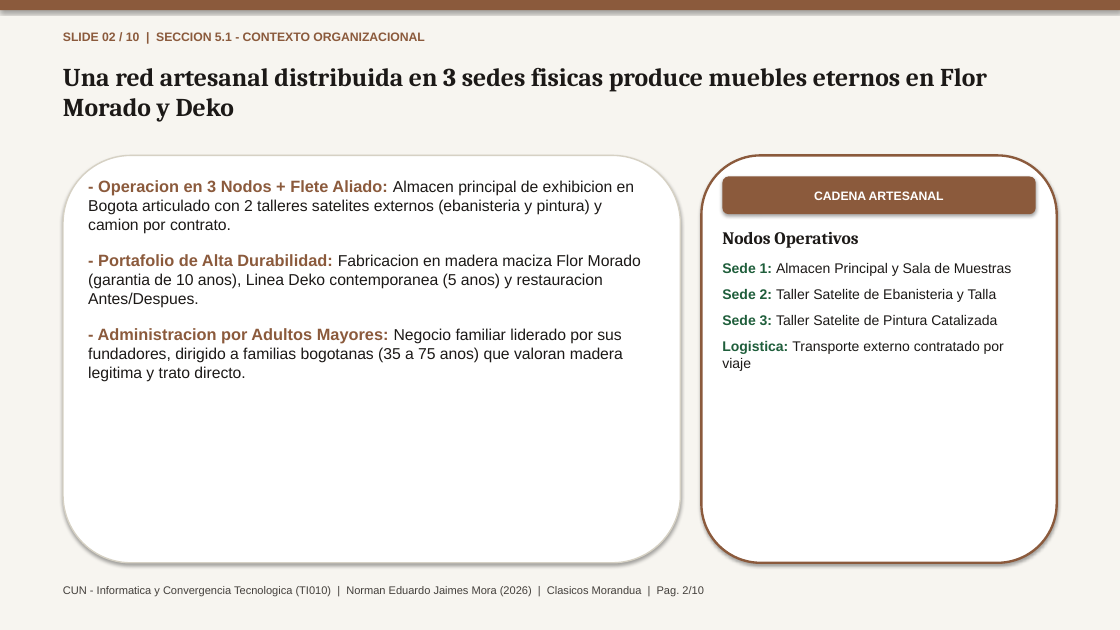
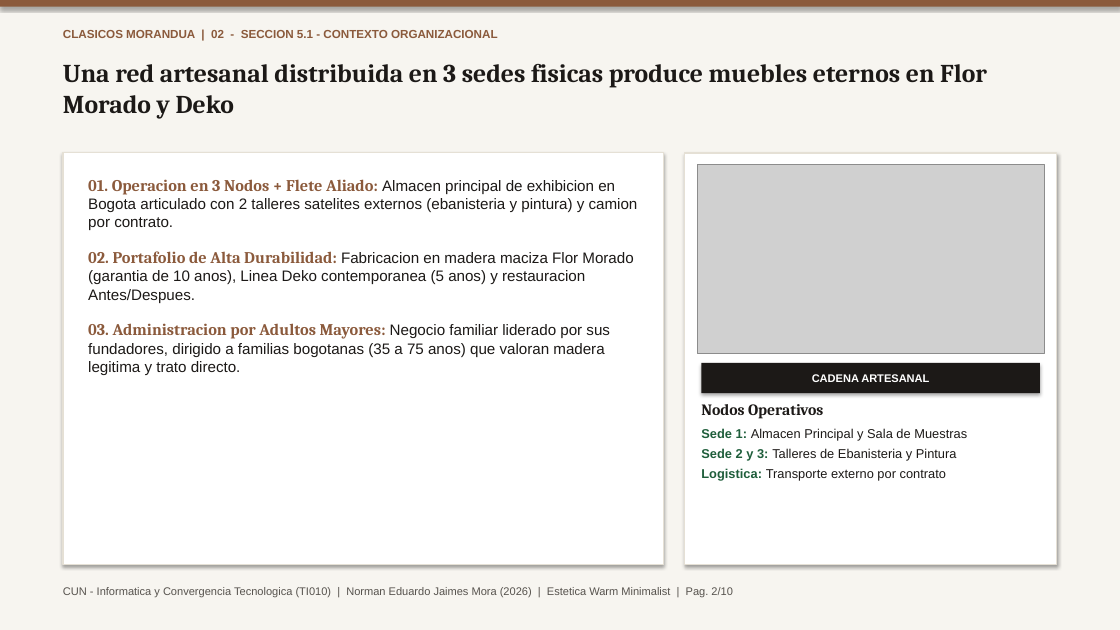
Before and after one commit to TheNormanJames/CUN-Informatica-y-convergencia, a slide deck: slide 2 of docs/ProyectoFinal_Norman_Jaimes.pptx. Drawn at 1120x630 pixels with LibreOffice and Linux fonts; fonts in the diff are those of the drawing; grey boxes stand for pictures. Boxes give left, top, right and bottom in pixels: in the first picture for what was removed or moved away, otherwise in the second. Text is boxed around its words. In the diff, an @@ line names an element or a change of style, - is before the commit and + after.

```diff
--- a/docs/ProyectoFinal_Norman_Jaimes.pptx
+++ b/docs/ProyectoFinal_Norman_Jaimes.pptx
@@ text "Una red artesanal distribuida en ..." moved from (x1=63, y1=68, x2=987, y2=122) to (x1=63, y1=64, x2=987, y2=119) @@
@@ text at (x1=63, y1=30, x2=498, y2=38): text changed; size 10.5 to 10 pt @@
-SLIDE 02 / 10 | SECCION 5.1 - CONTEXTO ORGANIZACIONAL
+CLASICOS MORANDUA | 02 - SECCION 5.1 - CONTEXTO ORGANIZACIONAL
@@ rectangle resized from (x1=63, y1=155, x2=681, y2=563) to (x1=63, y1=153, x2=664, y2=565) @@
@@ rectangle at (x1=63, y1=153, x2=664, y2=565): rounded rectangle to rectangle; outline #D6D1C4 1.2 pt to #E5E0D5 1 pt @@
@@ text at (x1=88, y1=179, x2=638, y2=375): text changed; size 13.5 to 13 pt @@
-- Operacion en 3 Nodos + Flete Aliado: Almacen principal de exhibicion en Bogota articulado con 2 talleres satelites externos (ebanisteria y pintura) y camion por contrato.
-- Portafolio de Alta Durabilidad: Fabricacion en madera maciza Flor Morado (garantia de 10 anos), Linea Deko contemporanea (5 anos) y restauracion Antes/Despues.
-- Administracion por Adultos Mayores: Negocio familiar liderado por sus fundadores, dirigido a familias bogotanas (35 a 75 anos) que valoran madera legitima y trato directo.
+01. Operacion en 3 Nodos + Flete Aliado: Almacen principal de exhibicion en Bogota articulado con 2 talleres satelites externos (ebanisteria y pintura) y camion por contrato.
+02. Portafolio de Alta Durabilidad: Fabricacion en madera maciza Flor Morado (garantia de 10 anos), Linea Deko contemporanea (5 anos) y restauracion Antes/Despues.
+03. Administracion por Adultos Mayores: Negocio familiar liderado por sus fundadores, dirigido a familias bogotanas (35 a 75 anos) que valoran madera legitima y trato directo.
@@ rectangle resized from (x1=702, y1=155, x2=1057, y2=563) to (x1=685, y1=153, x2=1057, y2=565) @@
@@ rectangle at (x1=685, y1=153, x2=1057, y2=565): rounded rectangle to rectangle; outline #8B5A3C 2 pt to #E5E0D5 1.2 pt @@
@@ picture added at (x1=697, y1=165, x2=1044, y2=354) @@
@@ rectangle "CADENA ARTESANAL" resized from (x1=723, y1=176, x2=1036, y2=214) to (x1=702, y1=363, x2=1040, y2=393) @@
@@ rectangle "CADENA ARTESANAL" at (x1=702, y1=363, x2=1040, y2=393): size 10.5 to 9.5 pt; rounded rectangle to rectangle; fill #8B5A3C to #1C1917 @@
@@ text at (x1=701, y1=404, x2=967, y2=441): size 15 to 13.5 pt in "Nodos Operativos"; size 12 to 11 pt in "Sede 1: Almacen Principal y Sala de ..."; less space between paragraphs @@
@@ text "Nodos Operativos" moved from (x1=722, y1=232, x2=1011, y2=371) to (x1=701, y1=404, x2=967, y2=481) @@
@@ text at (x1=701, y1=448, x2=957, y2=481): text changed; size 12 to 11 pt @@
-Sede 2: Taller Satelite de Ebanisteria y Talla
-Sede 3: Taller Satelite de Pintura Catalizada
-Logistica: Transporte externo contratado por viaje
+Sede 2 y 3: Talleres de Ebanisteria y Pintura
+Logistica: Transporte externo por contrato
@@ text at (x1=63, y1=587, x2=733, y2=598): text changed; text colour #44403C to #57534E @@
-CUN - Informatica y Convergencia Tecnologica (TI010) | Norman Eduardo Jaimes Mora (2026) | Clasicos Morandua | Pag. 2/10
+CUN - Informatica y Convergencia Tecnologica (TI010) | Norman Eduardo Jaimes Mora (2026) | Estetica Warm Minimalist | Pag. 2/10
```
Also in this commit, not shown: 9 other slides changed, 25 other files.
